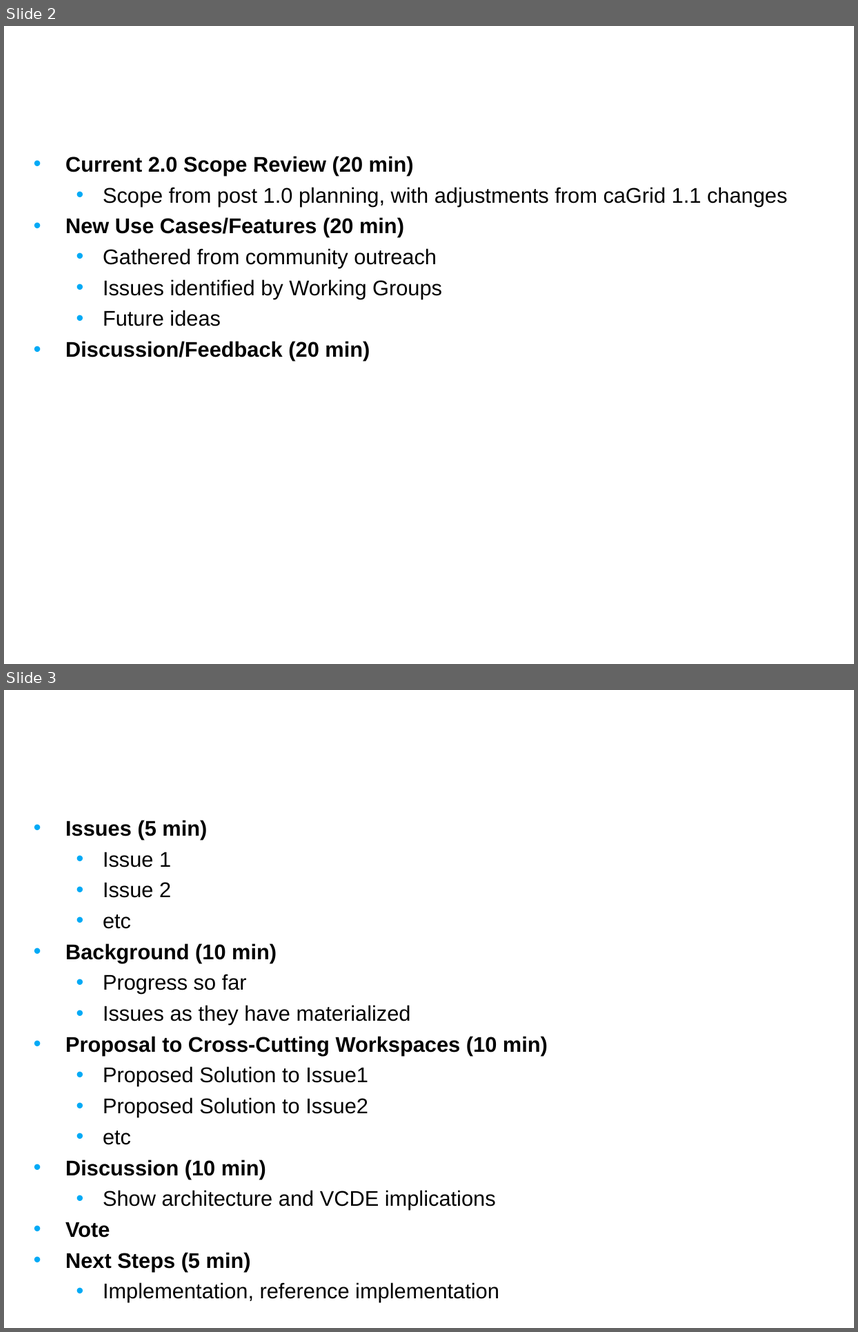
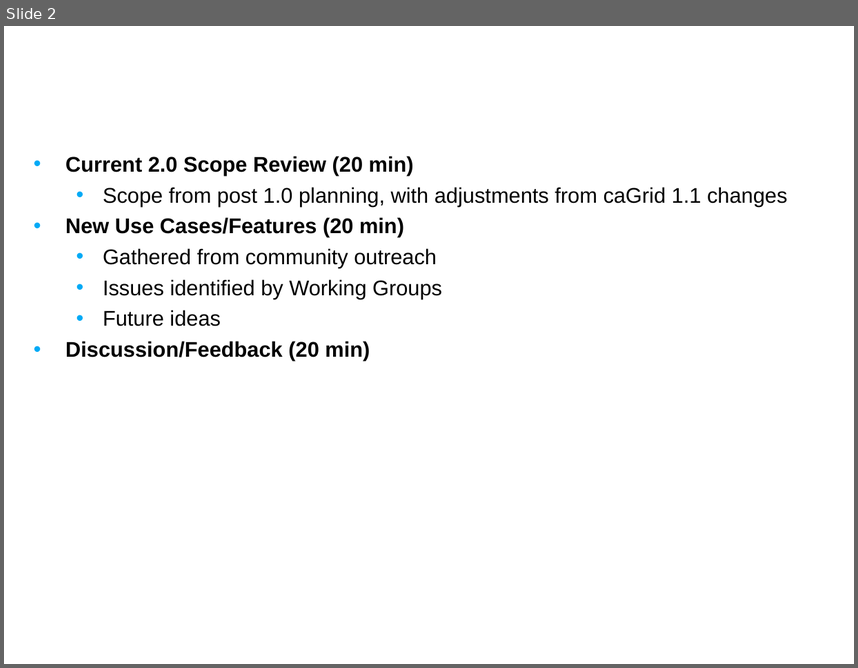
Before and after one commit to NCIP/cagrid-docs, a slide deck: presentations/200708_VCDE_ARCH/20070806_Day1_Future_Planning.ppt. Shown one above the other, each under a label of ours: slides 2 and 3 before the commit, slide 2 after it. The pictures are 858x1332 and 858x668 pixels, drawn with LibreOffice and Linux fonts; fonts in the diff are those of the drawing; background and template pictures are left out. Boxes give left, top, right and bottom in pixels: in the first picture for what was removed or moved away, otherwise in the second. Text is boxed around its words. In the diff, an @@ line names an element or a change of style, - is before the commit and + after.

```diff
--- a/presentations/200708_VCDE_ARCH/20070806_Day1_Future_Planning.ppt
+++ b/presentations/200708_VCDE_ARCH/20070806_Day1_Future_Planning.ppt
@@ slide 3 removed at [4,690,854,1328], background picture (left out) @@
@@ title removed at [32,690,670,789] @@
-Agenda
@@ text removed at [65,820,548,1271] @@
-• Issues (5 min)
-  • Issue 1
-  • Issue 2
-  • etc
-• Background (10 min)
-  • Progress so far
-  • Issues as they have materialized
-• Proposal to Cross-Cutting Workspaces (10 min)
-  • Proposed Solution to Issue1
-  • Proposed Solution to Issue2
-  • etc
-• Discussion (10 min)
-  • Show architecture and VCDE implications
-• Vote
-• Next Steps (5 min)
-  • Implementation, reference implementation
```
Also in this commit, not shown: 7 other slides removed, 2 other files.
